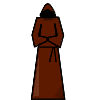
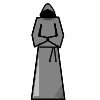
Layers edited between the first and the second 100x100 image:
added layer "Layer 10 copy" above "Layer 10" over 31, 3, 64, 99
hid "Layer 10" over 41, 3, 54, 13
hid "Layer 7" over 31, 17, 64, 99
